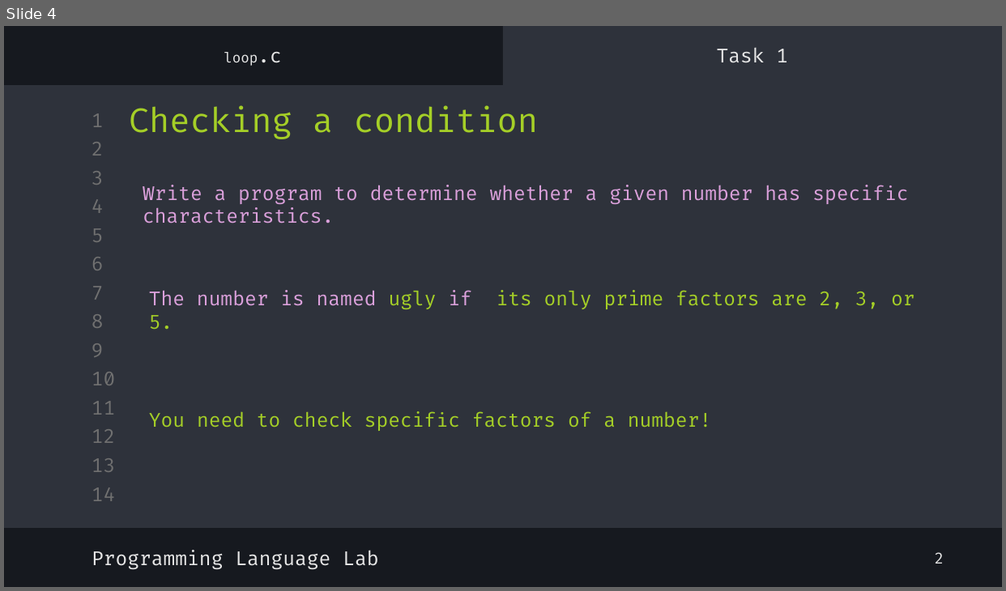
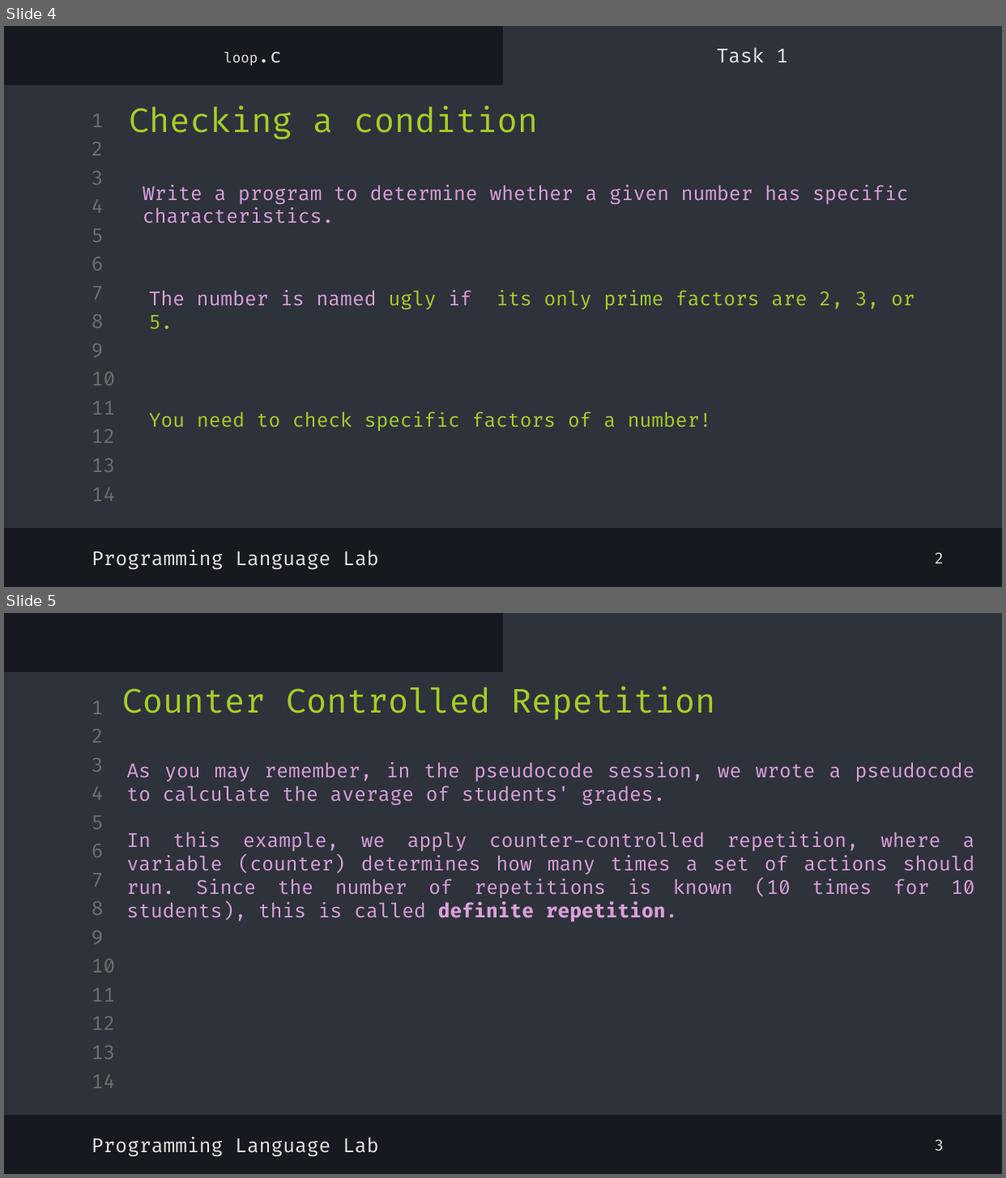
Before and after one commit to shayan-naghizadeh/C-Lab-AUT, a slide deck: slides/5.Loop/Loop.pptx. Shown one above the other, each under a label of ours: slide 4 before the commit, slides 4 and 5 after it. The pictures are 1006x591 and 1006x1178 pixels, drawn with LibreOffice and Linux fonts; fonts in the diff are those of the drawing. Boxes give left, top, right and bottom in pixels: in the first picture for what was removed or moved away, otherwise in the second. Text is boxed around its words. In the diff, an @@ line names an element or a change of style, - is before the commit and + after.

```diff
--- a/slides/5.Loop/Loop.pptx
+++ b/slides/5.Loop/Loop.pptx
@@ slide 5 added at (x1=4, y1=613, x2=1002, y2=1174), background #16191F; not listed: 16 template elements that a slide beside it also shows @@
@@ title added at (x1=122, y1=687, x2=716, y2=720), 24 pt, text #A5CF27 @@
+Counter Controlled Repetition
@@ text added at (x1=127, y1=762, x2=975, y2=922), 14 pt, text #DBA0DB @@
+As you may remember, in the pseudocode session, we wrote a pseudocode to calculate the average of students' grades.
+In this example, we apply counter-controlled repetition, where a variable (counter) determines how many times a set of actions should run. Since the number of repetitions is known (10 times for 10 students), this is called definite repetition.
@@ text added at (x1=91, y1=1137, x2=378, y2=1157), 14 pt, text #E7E7E7 @@
+Programming Language Lab
@@ text added at (x1=935, y1=1139, x2=944, y2=1151), 11 pt, text #E7E7E7 @@
+3
```
Also in this commit, not shown: 3 slides changed, 6 other slides added, 6 other files.
